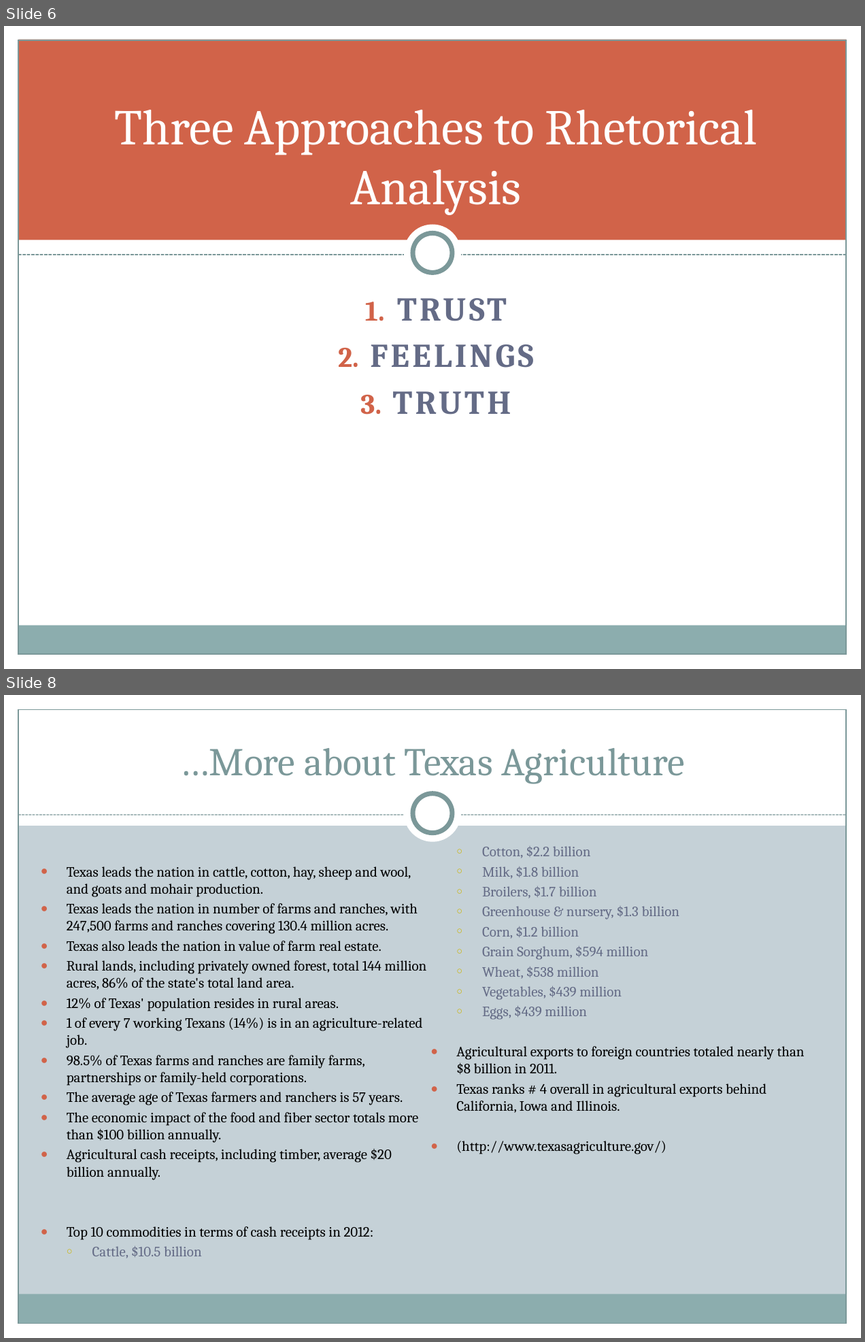
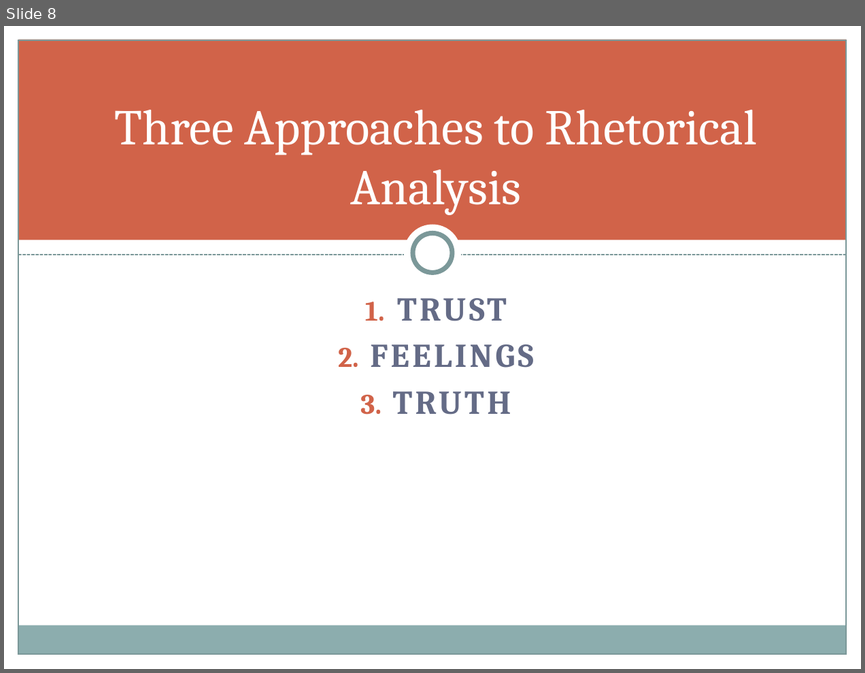
Before and after one commit to halperta/halperta.github.io, a slide deck: rhe306-spring2014/documents/logosLecture.pptx. Shown one above the other, each under a label of ours: slides 6 and 8 before the commit, slide 8 after it; the slides between them are not shown. The pictures are 865x1342 and 865x673 pixels, drawn with LibreOffice and Linux fonts; fonts in the diff are those of the drawing. Boxes give left, top, right and bottom in pixels: in the first picture for what was removed or moved away, otherwise in the second. Text is boxed around its words. In the diff, an @@ line names an element or a change of style, - is before the commit and + after.

```diff
--- a/rhe306-spring2014/documents/logosLecture.pptx
+++ b/rhe306-spring2014/documents/logosLecture.pptx
@@ slide 8 removed at <box>4,695,861,1338</box>, background #C5D1D7; not listed: 3 template elements that a slide beside it also shows @@
@@ rectangle removed at <box>4,695,861,826</box> @@
@@ rectangle removed at <box>4,695,18,1338</box> @@
@@ rectangle removed at <box>847,695,861,1338</box> @@
@@ title removed at <box>179,748,684,784</box> @@
-…More about Texas Agriculture
@@ ellipse removed at <box>404,785,462,843</box> @@
@@ ellipse removed at <box>413,794,452,833</box> @@
@@ line removed from (18, 815) to (847, 815) @@
@@ text removed at <box>67,846,804,1258</box> @@
-● Texas leads the nation in cattle, cotton, hay, sheep and wool, and goats and mohair production.
-● Texas leads the nation in number of farms and ranches, with 247,500 farms and ranches covering 130.4 million acres.
-● Texas also leads the nation in value of farm real estate.
-● Rural lands, including privately owned forest, total 144 million acres, 86% of the state's total land area.
-● 12% of Texas' population resides in rural areas.
-● 1 of every 7 working Texans (14%) is in an agriculture-related job.
-● 98.5% of Texas farms and ranches are family farms, partnerships or family-held corporations.
-● The average age of Texas farmers and ranchers is 57 years.
-● The economic impact of the food and fiber sector totals more than $100 billion annually.
-● Agricultural cash receipts, including timber, average $20 billion annually.
-● Top 10 commodities in terms of cash receipts in 2012:
-  ○ Cattle, $10.5 billion
-  ○ Cotton, $2.2 billion
-  ○ Milk, $1.8 billion
-  ○ Broilers, $1.7 billion
-  ○ Greenhouse & nursery, $1.3 billion
-  ○ Corn, $1.2 billion
-  ○ Grain Sorghum, $594 million
-  ○ Wheat, $538 million
-  ○ Vegetables, $439 million
-  ○ Eggs, $439 million
-● Agricultural exports to foreign countries totaled nearly than $8 billion in 2011.
-● Texas ranks # 4 overall in agricultural exports behind California, Iowa and Illinois.
-● (http://www.texasagriculture.gov/)
@@ what was slide 6 is now slide 8 @@
```
Also in this commit, not shown: 5 slides changed, 6 slides added, 5 other slides removed, 4 other files.
